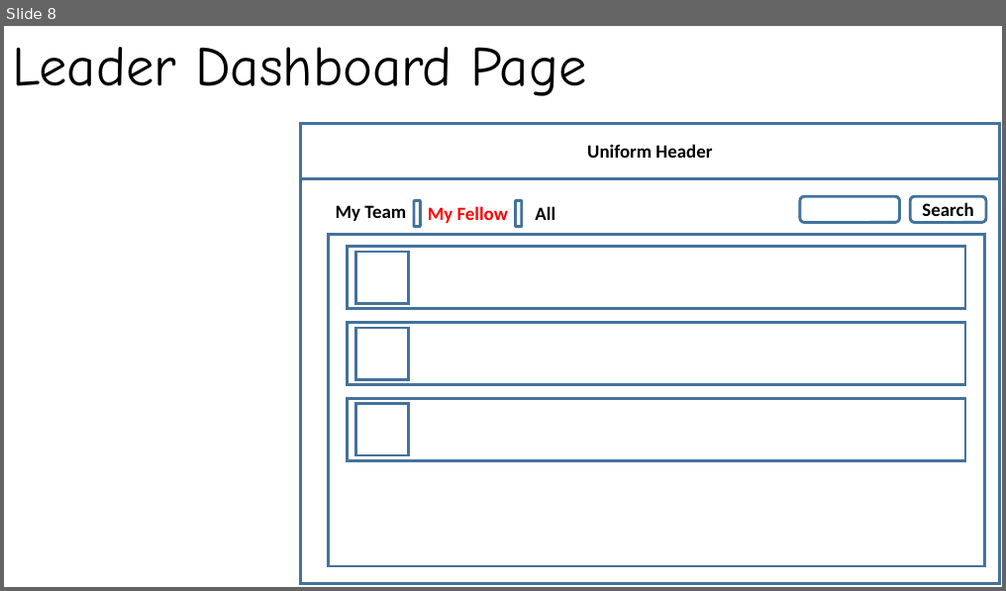
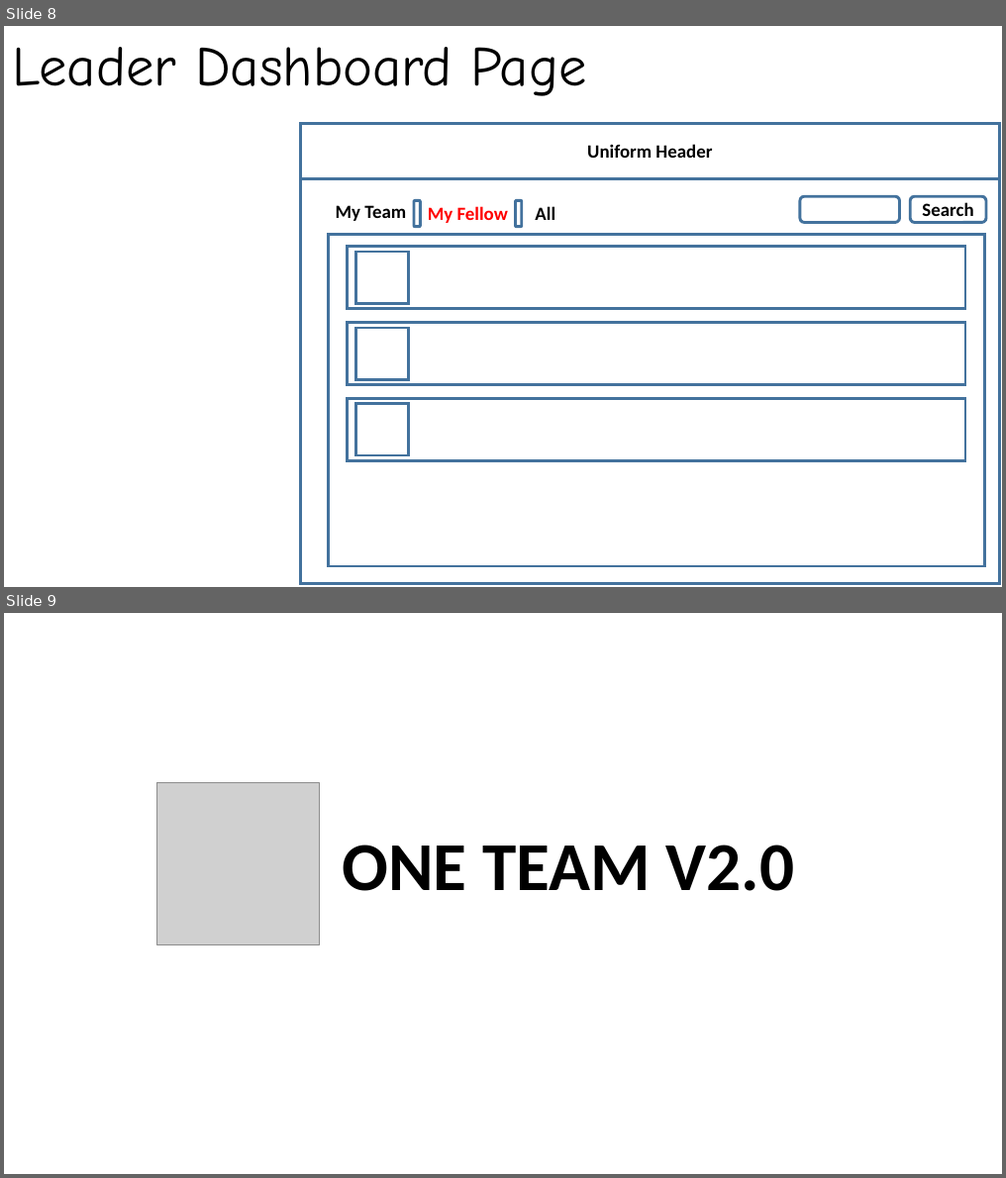
Before and after one commit to Aiyoumi-FE/ONE-TEAM, a slide deck: pageDesign.pptx. Shown one above the other, each under a label of ours: slide 8 before the commit, slides 8 and 9 after it. The pictures are 1006x591 and 1006x1178 pixels, drawn with LibreOffice and Linux fonts; fonts in the diff are those of the drawing; grey boxes stand for pictures. Boxes give left, top, right and bottom in pixels: in the first picture for what was removed or moved away, otherwise in the second. Text is boxed around its words. In the diff, an @@ line names an element or a change of style, - is before the commit and + after.

```diff
--- a/pageDesign.pptx
+++ b/pageDesign.pptx
@@ slide 9 added at (4, 613, 1002, 1174), background #FFFFFF @@
@@ picture added at (156, 783, 319, 946) @@
@@ text added at (342, 845, 795, 891), 66 pt, text #000000, bold @@
+ONE TEAM V2.0
```
Also in this commit, not shown: 1 slide changed, 12 other slides added, 1 slide removed.
